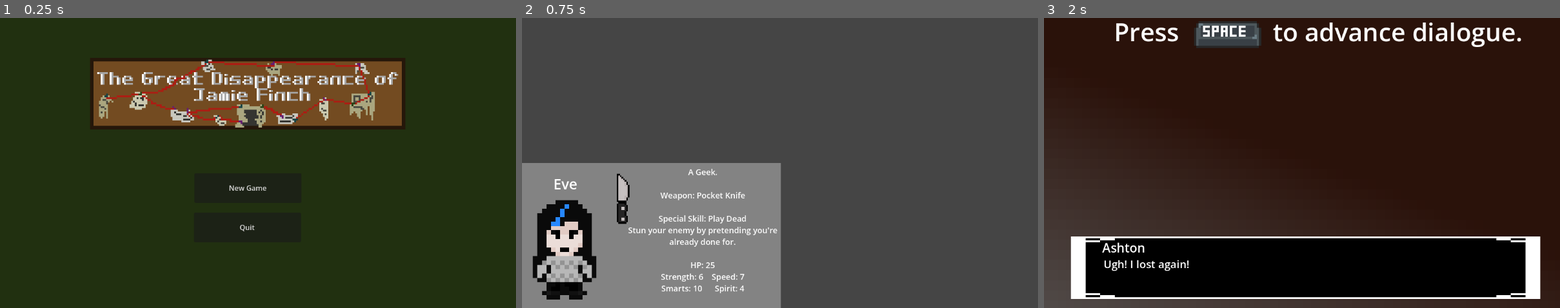
Above: before the commit, frames 1-3 (left to right).
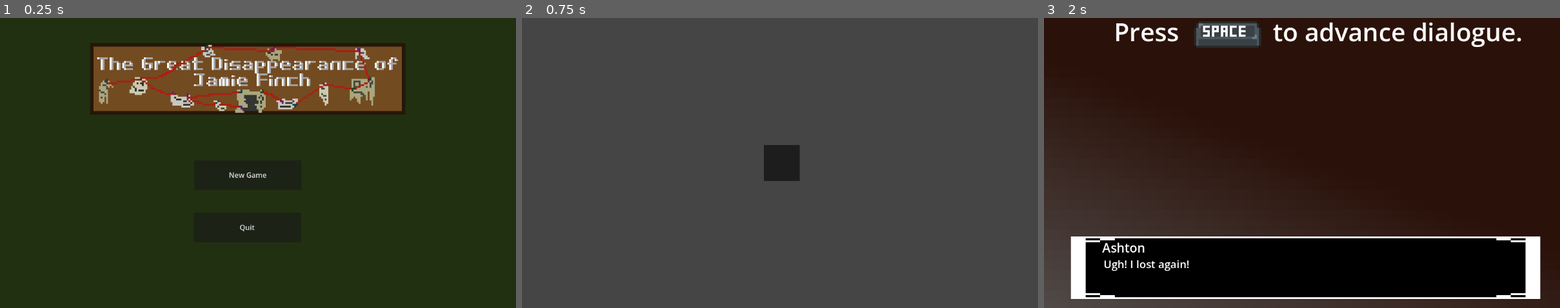
Above: after the commit, the same moments.

Repository: eRues/The-Great-Disappearance-of-Jamie-Finch
Game: Godot game, scene res://main_menu.tscn
Two runs of this game, one before a commit and one after it. Both use one fixed random seed, a clock stepped at 60 frames per second and the inputs below.
Inputs (mouse positions are in pixels of both pictures, inside the frame that each line leads up to):
- Up to frame 1 (0.25 s): no input
- Up to frame 2 (0.75 s): click "New Game" at 0.5 s
- Up to frame 3 (2 s): click (1173, 90) at 1.25 s

The runs differ from the first frame. In frame 1, 13% of the frame differs, in the area x 17-79%, y 8-60%; in frame 2, 26%, in the area x 0-54%, y 43-100%; in frame 3, nothing differs.

Commit message:
character select changes

Diff:
--- a/character_select.tscn
+++ b/character_select.tscn
@@ -24,3 +24,11 @@
 
 [node name="nate_avatar" parent="." unique_id=765504514 instance=ExtResource("5_mn8d4")]
 position = Vector2(578, 324)
+
+[node name="ColorRect" type="ColorRect" parent="." unique_id=554449204]
+offset_left = 540.0
+offset_top = 284.0
+offset_right = 580.0
+offset_bottom = 324.0
+scale = Vector2(2, 2)
+color = Color(0.1148968, 0.11489681, 0.1148968, 1)
--- a/main_menu.tscn
+++ b/main_menu.tscn
@@ -13,9 +13,9 @@
 
 [node name="new_game_button" type="Button" parent="." unique_id=1304726259]
 offset_left = 434.0
-offset_top = 347.0
+offset_top = 318.0
 offset_right = 673.0
-offset_bottom = 413.0
+offset_bottom = 384.0
 text = "New Game"
 
 [node name="load_button" type="Button" parent="." unique_id=1270406003]
@@ -44,7 +44,7 @@
 text = "Quit"
 
 [node name="GdTitle" type="Sprite2D" parent="." unique_id=1212539665]
-position = Vector2(553, 169)
+position = Vector2(553, 136)
 scale = Vector2(4, 4)
 texture = ExtResource("2_7vrkn")
 
